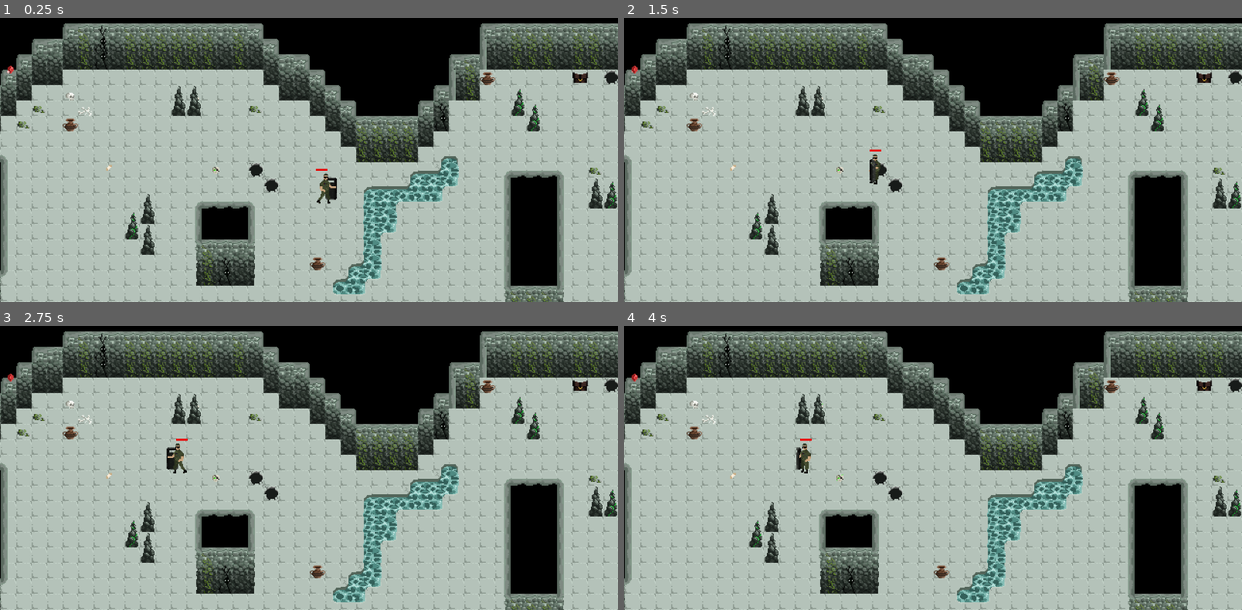
Above: before the commit, frames 1-4 (two rows, left to right).
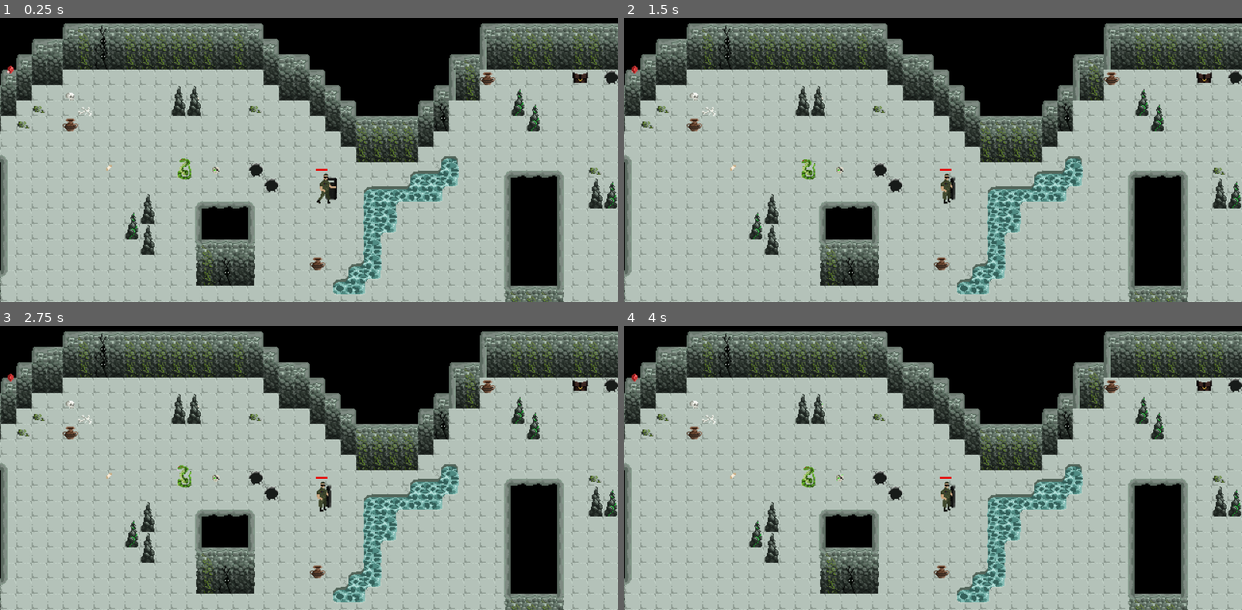
Above: after the commit, the same moments.

Repository: mirogon/Archaeology
Game: Godot game, scene res://Scenes/Tests/NavigationTest.tscn
Two runs of this game, one before a commit and one after it. Both use one fixed random seed, a clock stepped at 60 frames per second and the inputs below. This scene is started directly instead of the project's main scene. The engine's default icon, where the game draws it, is replaced by a stand-in: a white triangle on a blue panel in a dark square.
Inputs (mouse positions are in pixels of both pictures, inside the frame that each line leads up to):
- Up to frame 1 (0.25 s): no input
- Up to frame 2 (1.5 s): move the mouse to (1068, 111) at 0.52 s; hold Right (ui_right) 0.53-1.28 s; hold 1 0.53-1.28 s; move the mouse to (809, 145) at 1.27 s; hold Down (ui_down) from 1.28 s (still down); tap F (action) at 1.35 s
- Up to frame 3 (2.75 s): tap 1 at 1.55 s; move the mouse to (370, 360) at 2.02 s; release Down (ui_down) at 2.03 s; hold Right (ui_right) from 2.03 s (still down); hold 1 from 2.03 s (still down)
- Up to frame 4 (4 s): move the mouse to (902, 504) at 2.77 s; release Right (ui_right) at 2.78 s; release 1 at 2.78 s; hold Up (ui_up) 2.78-3.53 s; tap 2 at 2.85 s; tap 1 at 3.05 s; move the mouse to (1118, 487) at 3.52 s; hold Left (ui_left) from 3.53 s (still down); hold 1 from 3.53 s (still down)

The runs differ from the first frame. In frame 1, 0.1% of the frame differs, in the area x 28-31%, y 49-57%; in frame 2, 0.4%; in frame 3, 0.5%, in the area x 26-54%, y 39-66%; in frame 4, 0.5%.
Error in both runs: Attempt to call function 'get_node' in base 'null instance' on a null instance. (res://Scripts/Enemies/Enemy.gd:18)

Commit message:
Made Goblin, Bat game ready, improved structure

Diff:
--- a/Scenes/Enemies/Bat.tscn
+++ b/Scenes/Enemies/Bat.tscn
@@ -1,21 +1,11 @@
-[gd_scene load_steps=14 format=2]
+[gd_scene load_steps=16 format=2]
 
 [ext_resource path="res://Asstes/Enemies/Bat.png" type="Texture" id=1]
+[ext_resource path="res://Scripts/Enemies/Enemy.gd" type="Script" id=2]
+[ext_resource path="res://Scenes/Other/HealthSystem.tscn" type="PackedScene" id=3]
 
 [sub_resource type="RectangleShape2D" id=12]
 extents = Vector2( 6, 5 )
-
-[sub_resource type="AtlasTexture" id=8]
-atlas = ExtResource( 1 )
-region = Rect2( 0, 0, 16, 16 )
-
-[sub_resource type="AtlasTexture" id=9]
-atlas = ExtResource( 1 )
-region = Rect2( 16, 0, 16, 16 )
-
-[sub_resource type="AtlasTexture" id=10]
-atlas = ExtResource( 1 )
-region = Rect2( 32, 0, 16, 16 )
 
 [sub_resource type="AtlasTexture" id=1]
 atlas = ExtResource( 1 )
@@ -45,20 +35,34 @@
 atlas = ExtResource( 1 )
 region = Rect2( 96, 16, 16, 16 )
 
+[sub_resource type="AtlasTexture" id=8]
+atlas = ExtResource( 1 )
+region = Rect2( 0, 0, 16, 16 )
+
+[sub_resource type="AtlasTexture" id=9]
+atlas = ExtResource( 1 )
+region = Rect2( 16, 0, 16, 16 )
+
+[sub_resource type="AtlasTexture" id=10]
+atlas = ExtResource( 1 )
+region = Rect2( 32, 0, 16, 16 )
+
 [sub_resource type="SpriteFrames" id=11]
 animations = [ {
+"frames": [ SubResource( 1 ), SubResource( 2 ), SubResource( 3 ), SubResource( 4 ), SubResource( 5 ), SubResource( 6 ), SubResource( 7 ) ],
+"loop": true,
+"name": "Bat_Atk",
+"speed": 11.0
+}, {
 "frames": [ SubResource( 8 ), SubResource( 9 ), SubResource( 10 ) ],
 "loop": true,
-"name": "Bat_fly",
+"name": "Bat_Walk",
 "speed": 7.0
-}, {
-"frames": [ SubResource( 1 ), SubResource( 2 ), SubResource( 3 ), SubResource( 4 ), SubResource( 5 ), SubResource( 6 ), SubResource( 7 ) ],
-"loop": true,
-"name": "Bat_ATK",
-"speed": 11.0
 } ]
 
 [node name="Bat" type="KinematicBody2D"]
+script = ExtResource( 2 )
+animation_name = "Bat"
 
 [node name="CollisionShape2D" type="CollisionShape2D" parent="."]
 position = Vector2( 0, 1 )
@@ -66,5 +70,8 @@
 
 [node name="AnimatedSprite" type="AnimatedSprite" parent="."]
 frames = SubResource( 11 )
-animation = "Bat_fly"
+animation = "Bat_Atk"
+frame = 4
 playing = true
+
+[node name="HealthSystem" parent="." instance=ExtResource( 3 )]
--- a/Scenes/Enemies/Goblin.tscn
+++ b/Scenes/Enemies/Goblin.tscn
@@ -1,17 +1,11 @@
-[gd_scene load_steps=9 format=2]
+[gd_scene load_steps=11 format=2]
 
 [ext_resource path="res://Asstes/Enemies/goblin.png" type="Texture" id=1]
+[ext_resource path="res://Scenes/Other/HealthSystem.tscn" type="PackedScene" id=2]
+[ext_resource path="res://Scripts/Enemies/Enemy.gd" type="Script" id=3]
 
 [sub_resource type="RectangleShape2D" id=1]
-extents = Vector2( 11, 6 )
-
-[sub_resource type="AtlasTexture" id=5]
-atlas = ExtResource( 1 )
-region = Rect2( 0, 32, 32, 32 )
-
-[sub_resource type="AtlasTexture" id=6]
-atlas = ExtResource( 1 )
-region = Rect2( 32, 32, 32, 32 )
+extents = Vector2( 6, 6.5 )
 
 [sub_resource type="AtlasTexture" id=2]
 atlas = ExtResource( 1 )
@@ -25,27 +19,40 @@
 atlas = ExtResource( 1 )
 region = Rect2( 64, 0, 32, 32 )
 
+[sub_resource type="AtlasTexture" id=5]
+atlas = ExtResource( 1 )
+region = Rect2( 0, 32, 32, 32 )
+
+[sub_resource type="AtlasTexture" id=6]
+atlas = ExtResource( 1 )
+region = Rect2( 32, 32, 32, 32 )
+
 [sub_resource type="SpriteFrames" id=7]
 animations = [ {
+"frames": [ SubResource( 2 ), SubResource( 3 ), SubResource( 4 ) ],
+"loop": true,
+"name": "Goblin_Walk",
+"speed": 12.0
+}, {
 "frames": [ SubResource( 5 ), SubResource( 6 ) ],
 "loop": true,
-"name": "Goblin_ATK",
+"name": "Goblin_Atk",
 "speed": 10.0
-}, {
-"frames": [ SubResource( 2 ), SubResource( 3 ), SubResource( 4 ) ],
-"loop": true,
-"name": "Goblin_walk",
-"speed": 12.0
 } ]
 
 [node name="Goblin" type="KinematicBody2D"]
+script = ExtResource( 3 )
+animation_name = "Goblin"
 
 [node name="CollisionShape2D" type="CollisionShape2D" parent="."]
-position = Vector2( -1, 9 )
+position = Vector2( 1, 0 )
 shape = SubResource( 1 )
 
 [node name="AnimatedSprite" type="AnimatedSprite" parent="."]
+position = Vector2( 8, -9 )
 frames = SubResource( 7 )
-animation = "Goblin_walk"
-frame = 2
+animation = "Goblin_Walk"
+frame = 1
 playing = true
+
+[node name="HealthSystem" parent="." instance=ExtResource( 2 )]
--- a/Scenes/Enemies/Rat.tscn
+++ b/Scenes/Enemies/Rat.tscn
@@ -4,22 +4,6 @@
 [ext_resource path="res://Asstes/Enemies/Rat_Atk.png" type="Texture" id=2]
 [ext_resource path="res://Asstes/Enemies/Rat.png" type="Texture" id=3]
 [ext_resource path="res://Scenes/Other/HealthSystem.tscn" type="PackedScene" id=4]
-
-[sub_resource type="AtlasTexture" id=63]
-atlas = ExtResource( 3 )
-region = Rect2( 0, 0, 16, 16 )
-
-[sub_resource type="AtlasTexture" id=64]
-atlas = ExtResource( 3 )
-region = Rect2( 16, 0, 16, 16 )
-
-[sub_resource type="AtlasTexture" id=65]
-atlas = ExtResource( 3 )
-region = Rect2( 32, 0, 16, 16 )
-
-[sub_resource type="AtlasTexture" id=66]
-atlas = ExtResource( 3 )
-region = Rect2( 48, 0, 16, 16 )
 
 [sub_resource type="AtlasTexture" id=56]
 atlas = ExtResource( 2 )
@@ -49,17 +33,33 @@
 atlas = ExtResource( 2 )
 region = Rect2( 96, 0, 16, 16 )
 
+[sub_resource type="AtlasTexture" id=63]
+atlas = ExtResource( 3 )
+region = Rect2( 0, 0, 16, 16 )
+
+[sub_resource type="AtlasTexture" id=64]
+atlas = ExtResource( 3 )
+region = Rect2( 16, 0, 16, 16 )
+
+[sub_resource type="AtlasTexture" id=65]
+atlas = ExtResource( 3 )
+region = Rect2( 32, 0, 16, 16 )
+
+[sub_resource type="AtlasTexture" id=66]
+atlas = ExtResource( 3 )
+region = Rect2( 48, 0, 16, 16 )
+
 [sub_resource type="SpriteFrames" id=67]
 animations = [ {
+"frames": [ SubResource( 56 ), SubResource( 57 ), SubResource( 58 ), SubResource( 59 ), SubResource( 60 ), SubResource( 61 ), SubResource( 62 ) ],
+"loop": true,
+"name": "Rat_Atk",
+"speed": 11.0
+}, {
 "frames": [ SubResource( 63 ), SubResource( 64 ), SubResource( 65 ), SubResource( 66 ) ],
 "loop": true,
 "name": "Rat_Walk",
 "speed": 10.0
-}, {
-"frames": [ SubResource( 56 ), SubResource( 57 ), SubResource( 58 ), SubResource( 59 ), SubResource( 60 ), SubResource( 61 ), SubResource( 62 ) ],
-"loop": true,
-"name": "Rat_Atk",
-"speed": 11.0
 } ]
 
 [sub_resource type="RectangleShape2D" id=68]
@@ -76,7 +76,7 @@
 z_index = 5
 frames = SubResource( 67 )
 animation = "Rat_Walk"
-frame = 1
+frame = 2
 playing = true
 
 [node name="CollisionShape2D" type="CollisionShape2D" parent="."]
--- a/Scenes/Enemies/Scarab.tscn
+++ b/Scenes/Enemies/Scarab.tscn
@@ -73,7 +73,7 @@
 z_index = 5
 frames = SubResource( 12 )
 animation = "Scarab_Atk"
-frame = 4
+frame = 3
 playing = true
 
 [node name="HealthSystem" parent="." instance=ExtResource( 3 )]
--- a/Scenes/Player.tscn
+++ b/Scenes/Player.tscn
@@ -129,7 +129,7 @@
 z_index = 1
 frames = SubResource( 26 )
 animation = "Walk_Right"
-frame = 4
+frame = 1
 playing = true
 
 [node name="HealthSystem" parent="." instance=ExtResource( 3 )]
--- a/Scenes/Rooms/Room.tscn
+++ b/Scenes/Rooms/Room.tscn
@@ -866,9 +866,6 @@
 [node name="treasure_skull2" parent="Pickups" instance=ExtResource( 10 )]
 position = Vector2( -117, -30 )
 
-[node name="Snake" parent="." instance=ExtResource( 8 )]
-position = Vector2( -137, 38 )
-
 [node name="Navigation2D" type="Navigation2D" parent="."]
 visible = false
 
@@ -882,3 +879,8 @@
 
 [node name="PlayerStart" type="Node2D" parent="."]
 position = Vector2( -786, -10 )
+
+[node name="Enemies" type="Node" parent="."]
+
+[node name="Snake" parent="Enemies" instance=ExtResource( 8 )]
+position = Vector2( -137, 38 )
--- a/Scripts/Main.gd
+++ b/Scripts/Main.gd
@@ -4,7 +4,7 @@
 signal enemies_died(enemies_died)
 signal restart_game()
 
-var room = load("res://Scenes/Rooms/Room.tscn")
+var room_scene = load("res://Scenes/Rooms/Room.tscn")
 var loaded_room
 
 var enemies_died = 0
@@ -15,10 +15,8 @@
 	randomize()
 
 func restart_game():
-	print("restart game")
-
 	loaded_room.queue_free()
-	loaded_room = room.instance()
+	loaded_room = room_scene.instance()
 	add_child(loaded_room)
 
 	$Player.restart_game()
--- a/Scripts/Player.gd
+++ b/Scripts/Player.gd
@@ -80,6 +80,7 @@
 			ha.position = get_global_mouse_position()
 			get_tree().get_root().add_child(ha)
 			last_time_healing_area = time
+			heal_resources -= 25
 
 func throw_healing_projectile():
 	if(heal_resources < 25):
--- a/Scripts/Rooms/Spawner.gd
+++ b/Scripts/Rooms/Spawner.gd
@@ -1,4 +1,6 @@
 extends Node2D
+
+#Depending on ../../Enemies node
 
 export var scene_to_spawn: PackedScene
 export var min_interval_ms: int
@@ -29,5 +31,5 @@
 func spawn():
 	var instance = scene_to_spawn.instance()
 	instance.position = position
-	get_parent().get_parent().add_child(instance)
+	get_parent().get_parent().get_node("Enemies").add_child(instance)
 	spawns += 1
--- a/Scripts/Soldier.gd
+++ b/Scripts/Soldier.gd
@@ -87,19 +87,14 @@
 
 func find_enemies():
 	enemies.clear()
-	var root_child_count = get_tree().get_root().get_child_count()
-	for i in range(root_child_count):
-		var child = get_tree().get_root().get_child(i)
-		if(child.is_in_group("Enemy")):
-			enemies.append(child)
-		for j in range(child.get_child_count()):
-			var child_child = child.get_child(j)
-			if(child_child.is_in_group("Enemy")):
-				enemies.append(child_child)
-			for k in range(child_child.get_child_count()):
-				var child_child_child = child_child.get_child(k)
-				if(child_child_child.is_in_group("Enemy")):
-					enemies.append(child_child_child)
+	var main = get_tree().get_root().get_node("Main")
+	var room = null
+	for i in range(main.get_child_count()):
+		if main.get_child(i).is_in_group("Room"):
+			room = main.get_child(i)
+
+	for i in range(room.get_node("Enemies").get_child_count()):
+		enemies.append(room.get_node("Enemies").get_child(i))
 
 func _on_HealthSystem_died():
 	print("Soldier died")
